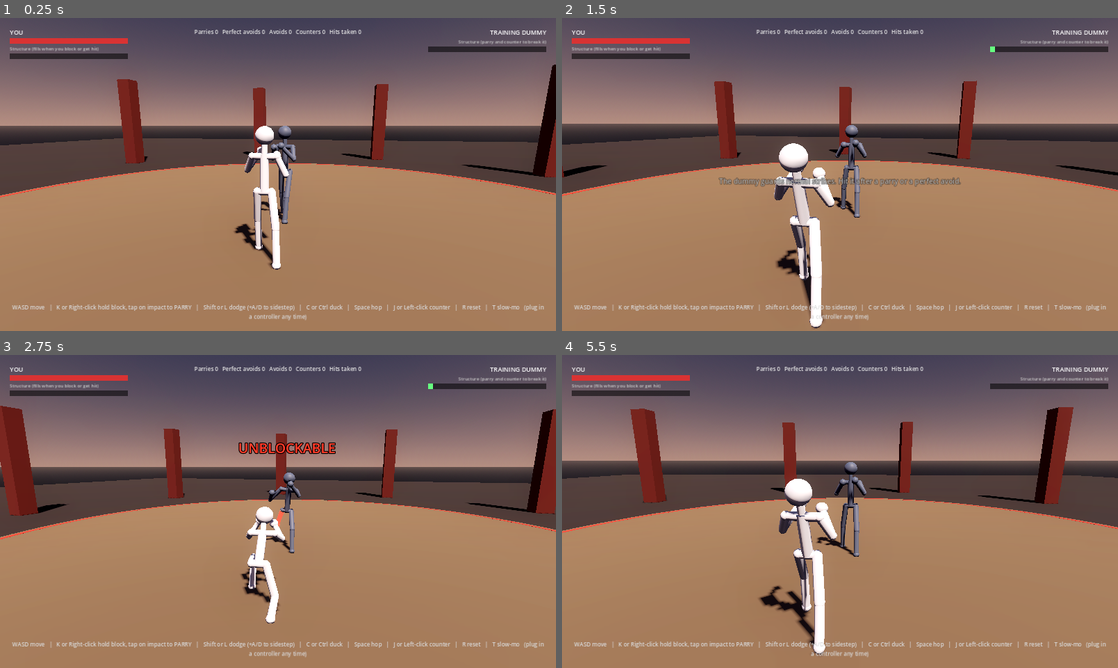
Above: before the commit, frames 1-4 (two rows, left to right).
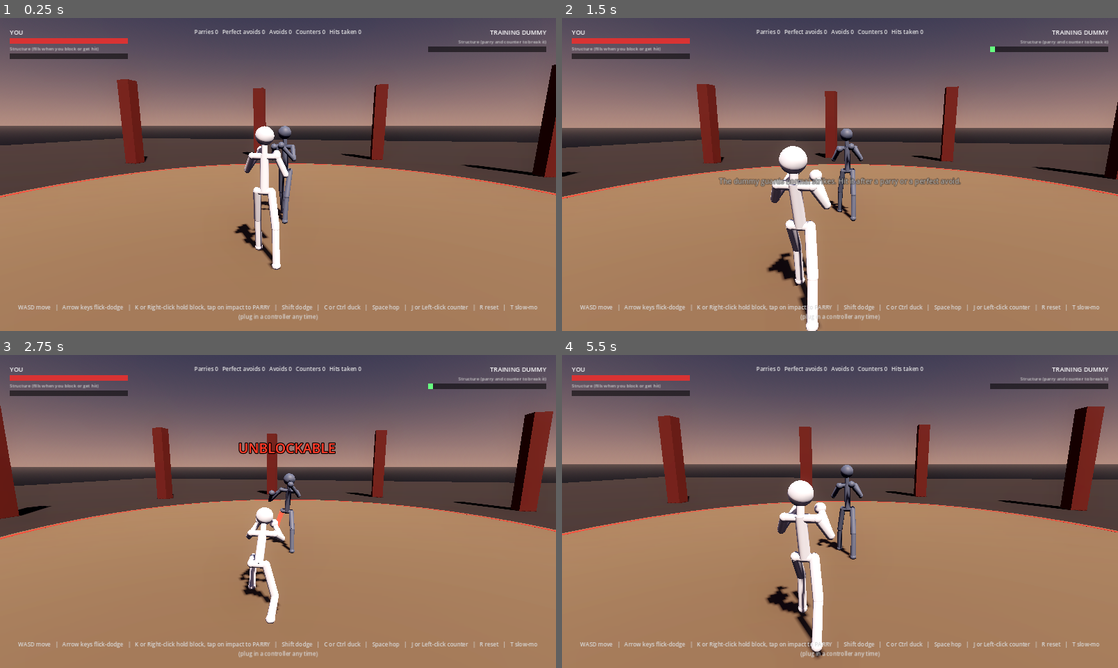
Above: after the commit, the same moments.

Repository: spytrooper007/martial-art-game
Game: Godot game, scene res://scenes/main.tscn
The game is run twice, just before and just after one commit, with the same random seed, the same clock (stepped at 60 frames per second) and the same inputs.
Inputs (mouse positions are in pixels of both pictures, inside the frame that each line leads up to):
- Up to frame 1 (0.25 s): no input
- Up to frame 2 (1.5 s): move the mouse to (962, 158) at 0.52 s; hold D (move_right) 0.53-1.28 s; hold K (block) 0.53-1.28 s; click (962, 158) at 0.67 s; tap Space (jump) at 0.77, 1.07 s; tap Shift (dodge) at 0.8, 1.35 s; move the mouse to (728, 190) at 1.27 s; hold S (move_down) from 1.28 s (still down)
- Up to frame 3 (2.75 s): tap Space (jump) at 1.52, 1.82 s; tap C (duck) at 1.55 s; move the mouse to (333, 442) at 2.02 s; release S (move_down) at 2.03 s; hold D (move_right) from 2.03 s (still down); hold C (duck) from 2.03 s (still down); tap J (strike) at 2.3 s
- Up to frame 4 (5.5 s): move the mouse to (812, 574) at 2.77 s; release D (move_right) at 2.78 s; release C (duck) at 2.78 s; hold W (move_up) 2.78-3.53 s; tap J (strike) at 2.85 s; click (812, 574) at 2.92 s; tap Space (jump) at 3.02, 3.32, 3.77, 3.8, 4.07, 4.35, 4.52, 4.82 s; tap L at 3.05, 3.6 s; move the mouse to (1006, 558) at 3.52 s; hold A (move_left) 3.53-5.03 s; tap R (reset) at 4.15 s; move the mouse to (673, 464) at 4.27 s; tap K (block) at 4.55 s; move the mouse to (867, 511) at 5.02 s; hold S (move_down) from 5.03 s (still down); hold K (block) from 5.03 s (still down); click (867, 511) at 5.17 s; tap Shift (dodge) at 5.3 s

The runs differ from the first frame. In frame 1, 1.4% of the frame differs, in the area x 0-100%, y 15-97%; in frame 2, 12%; in frame 3, 7.4%; in frame 4, 14%, in the area x 0-100%, y 16-98%.

Commit message:
Remove hit-freeze, spring-driven animation, walk cycle, right-stick flick dodge
- No more hitstop: time never slows on impact.
- Every stickman joint is a damped spring with per-joint lag for follow-through.
- Procedural walk/strafe cycle, movement lean, fighter's bounce, breathing sway,
  hit recoil, parry jolt and landing dip.
- Player movement has momentum and smooth turning; dummy eases into its steps.
- Flick the right stick (or tap an arrow key) to dodge: sides = sidestep,
  down = backstep, up = slip in.

Co-Authored-By: Claude Opus 5.5 <noreply@anthropic.com>
Claude-Session: https://claude.ai/code/session_014q7VqD6dvANL6t7CBxuXib

Diff:
--- a/scripts/dummy.gd
+++ b/scripts/dummy.gd
@@ -45,6 +45,7 @@
 var open_until := -1.0
 var speed_mult := 1.0
 var _guard_flash_until := -1.0
+var _prev_pos := Vector3.ZERO
 
 
 func _ready() -> void:
@@ -94,13 +95,19 @@
 		var yaw := atan2(-to_player.x, -to_player.z)
 		rotation.y = lerp_angle(rotation.y, yaw, 1.0 - exp(-8.0 * delta))
 
+	if delta > 0.0:
+		var vel := (global_position - _prev_pos) / delta
+		body.locomotion = global_transform.basis.inverse() * vel
+	_prev_pos = global_position
+	body.locomotion_weight = 1.0 if state == D.IDLE else (0.4 if state == D.WINDUP else 0.0)
+
 	match state:
 		D.IDLE:
 			if _guard_flash_until > 0.0 and clock > _guard_flash_until:
 				_guard_flash_until = -1.0
 				body.set_pose(Poses.GUARD, 10.0)
 			if dist > APPROACH_DIST:
-				global_position += to_player.normalized() * 1.6 * delta
+				global_position += to_player.normalized() * 1.6 * clampf((dist - APPROACH_DIST) * 2.0, 0.0, 1.0) * delta
 			next_attack_in -= delta
 			if next_attack_in <= 0.0 and dist < ATTACK_START_DIST:
 				_start_combo()
@@ -170,6 +177,7 @@
 	var result: String = player.resolve_attack(current["kind"], current["unblockable"])
 	if result == "parry":
 		_add_structure(20.0)
+		body.recoil(Vector3(0, 0.5, 2.2))
 		body.flash(Color(0.45, 0.95, 1.0), 0.15)
 		if combo.is_empty() and state != D.BROKEN:
 			_enter(D.STAGGER)
@@ -218,6 +226,7 @@
 	if is_open():
 		body.flash(Color(1, 0.85, 0.3), 0.12)
 		body.set_pose(Poses.HIT, 30.0)
+		body.recoil(Vector3(0, 0.3, 2.6))
 		_add_structure(18.0)
 		return "counter"
 	_add_structure(4.0)
--- a/scripts/input_setup.gd
+++ b/scripts/input_setup.gd
@@ -3,10 +3,16 @@
 ## Gamepad events use device = -1, so any connected controller works.
 
 static func setup() -> void:
-	_action("move_left", 0.25, [_key(KEY_A), _key(KEY_LEFT), _axis(JOY_AXIS_LEFT_X, -1.0), _btn(JOY_BUTTON_DPAD_LEFT)])
-	_action("move_right", 0.25, [_key(KEY_D), _key(KEY_RIGHT), _axis(JOY_AXIS_LEFT_X, 1.0), _btn(JOY_BUTTON_DPAD_RIGHT)])
-	_action("move_up", 0.25, [_key(KEY_W), _key(KEY_UP), _axis(JOY_AXIS_LEFT_Y, -1.0), _btn(JOY_BUTTON_DPAD_UP)])
-	_action("move_down", 0.25, [_key(KEY_S), _key(KEY_DOWN), _axis(JOY_AXIS_LEFT_Y, 1.0), _btn(JOY_BUTTON_DPAD_DOWN)])
+	_action("move_left", 0.25, [_key(KEY_A), _axis(JOY_AXIS_LEFT_X, -1.0), _btn(JOY_BUTTON_DPAD_LEFT)])
+	_action("move_right", 0.25, [_key(KEY_D), _axis(JOY_AXIS_LEFT_X, 1.0), _btn(JOY_BUTTON_DPAD_RIGHT)])
+	_action("move_up", 0.25, [_key(KEY_W), _axis(JOY_AXIS_LEFT_Y, -1.0), _btn(JOY_BUTTON_DPAD_UP)])
+	_action("move_down", 0.25, [_key(KEY_S), _axis(JOY_AXIS_LEFT_Y, 1.0), _btn(JOY_BUTTON_DPAD_DOWN)])
+
+	# Flick dodge: flick the right stick in a direction. Keyboard: tap an arrow key.
+	_action("flick_left", 0.2, [_key(KEY_LEFT), _axis(JOY_AXIS_RIGHT_X, -1.0)])
+	_action("flick_right", 0.2, [_key(KEY_RIGHT), _axis(JOY_AXIS_RIGHT_X, 1.0)])
+	_action("flick_up", 0.2, [_key(KEY_UP), _axis(JOY_AXIS_RIGHT_Y, -1.0)])
+	_action("flick_down", 0.2, [_key(KEY_DOWN), _axis(JOY_AXIS_RIGHT_Y, 1.0)])
 
 	# Block / parry: LB (L1) or LT (L2). Keyboard: K or right mouse.
 	_action("block", 0.3, [_key(KEY_K), _mouse(MOUSE_BUTTON_RIGHT), _btn(JOY_BUTTON_LEFT_SHOULDER), _axis(JOY_AXIS_TRIGGER_LEFT, 1.0)])
--- a/scripts/main.gd
+++ b/scripts/main.gd
@@ -12,7 +12,7 @@
 
 var base_time_scale := 1.0
 var cam_shake := 0.0
-var _hitstop_token := 0
+var cam_look := Vector3(0, 1.05, 0.8)
 
 var hp_bar: ProgressBar
 var struct_bar: ProgressBar
@@ -136,7 +136,6 @@
 
 	player.feedback.connect(_show_feedback)
 	dummy.feedback.connect(_show_feedback)
-	player.hitstop.connect(_hitstop)
 	player.shake.connect(func(amount: float) -> void: cam_shake = maxf(cam_shake, amount))
 	player.stats_changed.connect(_refresh_stats)
 
@@ -157,19 +156,11 @@
 	var right := (-back).cross(Vector3.UP)
 	var desired := pp + back * 3.3 + Vector3.UP * 1.85 + right * 0.85
 	camera.global_position = camera.global_position.lerp(desired, 1.0 - exp(-7.0 * delta))
-	camera.look_at(pp.lerp(dp, 0.55) + Vector3.UP * 1.05, Vector3.UP)
+	cam_look = cam_look.lerp(pp.lerp(dp, 0.55) + Vector3.UP * 1.05, 1.0 - exp(-9.0 * delta))
+	camera.look_at(cam_look, Vector3.UP)
 	cam_shake = maxf(0.0, cam_shake - delta * 2.5)
 	camera.h_offset = randf_range(-1.0, 1.0) * cam_shake * 0.12
 	camera.v_offset = randf_range(-1.0, 1.0) * cam_shake * 0.12
-
-
-func _hitstop(duration: float) -> void:
-	_hitstop_token += 1
-	var token := _hitstop_token
-	Engine.time_scale = 0.05
-	await get_tree().create_timer(duration, true, false, true).timeout
-	if token == _hitstop_token:
-		Engine.time_scale = base_time_scale
 
 
 # ---------------------------------------------------------------- HUD
@@ -306,6 +297,6 @@
 
 func _update_hint() -> void:
 	if Input.get_connected_joypads().size() > 0:
-		hint_label.text = "Left stick move   |   LB/L1 hold block, tap on impact to PARRY   |   RB/R1 dodge (+stick to sidestep)   |   B/Circle duck   |   A/Cross hop   |   X/Square counter   |   Start reset   |   Back/Select slow-mo"
+		hint_label.text = "Left stick move   |   Right stick FLICK to dodge   |   LB/L1 hold block, tap on impact to PARRY   |   RB/R1 dodge   |   B/Circle duck   |   A/Cross hop   |   X/Square counter   |   Start reset   |   Back/Select slow-mo"
 	else:
-		hint_label.text = "WASD move   |   K or Right-click hold block, tap on impact to PARRY   |   Shift or L dodge (+A/D to sidestep)   |   C or Ctrl duck   |   Space hop   |   J or Left-click counter   |   R reset   |   T slow-mo   (plug in a controller any time)"
+		hint_label.text = "WASD move   |   Arrow keys flick-dodge   |   K or Right-click hold block, tap on impact to PARRY   |   Shift dodge   |   C or Ctrl duck   |   Space hop   |   J or Left-click counter   |   R reset   |   T slow-mo   (plug in a controller any time)"
--- a/scripts/player.gd
+++ b/scripts/player.gd
@@ -4,7 +4,6 @@
 ## dodge / sidestep (i-frames), duck (beats high attacks), hop (beats low sweeps).
 
 signal feedback(text: String, color: Color, sub: String)
-signal hitstop(duration: float)
 signal shake(amount: float)
 signal stats_changed
 
@@ -31,6 +30,12 @@
 const MIN_DIST := 1.1
 const ARENA_RADIUS := 7.4
 const INPUT_BUFFER := 0.15
+const FLICK_RESET := 0.3        # right stick must come back near centre to re-arm
+const FLICK_TRIGGER := 0.7      # and then pass this...
+const FLICK_TIME := 0.18        # ...within this long, so a slow push isn't a flick
+const FORWARD_DODGE_DISTANCE := 1.0
+const MOVE_ACCEL := 11.0        # higher = snappier footwork, lower = more momentum
+const TURN_SPEED := 16.0
 const HIT_STUN := 0.45
 const GUARD_BREAK_STUN := 1.2
 
@@ -51,13 +56,18 @@
 var last_structure_gain := -10.0
 var block_pressed_at := -10.0
 var last_block_press := -10.0
-var dodge_lateral := false
+enum DodgeMode { BACK, SIDE, FORWARD }
+var dodge_mode := DodgeMode.BACK
+var move_vel := Vector3.ZERO
+var flick_armed := true
+var flick_low_at := 0.0
+var flick_vec := Vector2.ZERO
 var dodge_side := 1.0
 var dodge_radius := 1.6
 var dodge_progress := 0.0
 var strike_done := false
 var jump_height := 0.0
-var buffer := {"dodge": -10.0, "jump": -10.0, "strike": -10.0}
+var buffer := {"dodge": -10.0, "jump": -10.0, "strike": -10.0, "flick": -10.0}
 var stats := {"parries": 0, "perfect": 0, "avoids": 0, "blocks": 0, "hits": 0, "counters": 0}
 
 var _pose_dodge_l: Dictionary
@@ -104,8 +114,10 @@
 					_set_state(S.IDLE)
 				_move(delta, BLOCK_MOVE_SPEED if want_block else MOVE_SPEED)
 		S.DUCK:
-			if _consume("dodge"):
-				_start_dodge()
+			if _consume("flick"):
+				_start_dodge(flick_vec)
+			elif _consume("dodge"):
+				_start_dodge(_move_input())
 			elif not Input.is_action_pressed("duck"):
 				_set_state(S.IDLE)
 		S.DODGE:
@@ -116,14 +128,19 @@
 			if state_time >= JUMP_TIME:
 				jump_height = 0.0
 				_set_state(S.IDLE)
+				body.impulse("hips", Vector3(0, -1.6, 0))
+				body.impulse("chest", Vector3(0, -1.8, 0))
+				body.impulse("head", Vector3(0, -2.0, 0))
 		S.STRIKE:
 			if not strike_done and state_time >= STRIKE_HIT_AT:
 				strike_done = true
 				_resolve_strike()
 			if state_time > STRIKE_HIT_AT + 0.06:
 				body.set_pose(Poses.GUARD, 14.0)
-			if _consume("dodge"):
-				_start_dodge()   # dodge can cancel a strike, Sifu-style
+			if _consume("flick"):
+				_start_dodge(flick_vec)   # dodges cancel strikes
+			elif _consume("dodge"):
+				_start_dodge(_move_input())
 			elif strike_done and Input.is_action_pressed("duck"):
 				_set_state(S.DUCK)
 			elif strike_done and _consume("jump"):
@@ -138,14 +155,29 @@
 				structure = 40.0
 				_set_state(S.IDLE)
 
+	if state != S.IDLE and state != S.BLOCK:
+		move_vel = move_vel.lerp(Vector3.ZERO, 1.0 - exp(-MOVE_ACCEL * delta))
 	body.position.y = jump_height
-	_face_dummy()
+	_face_dummy(delta)
+	body.locomotion = global_transform.basis.inverse() * move_vel
+	body.locomotion_weight = 1.0 if state == S.IDLE else (0.6 if state == S.BLOCK else 0.0)
 
 
 func _read_presses() -> void:
-	for a in buffer:
+	for a in ["dodge", "jump", "strike"]:
 		if Input.is_action_just_pressed(a):
 			buffer[a] = clock
+	# Right-stick flick (or arrow key tap) = dodge in that direction.
+	var r := Input.get_vector("flick_left", "flick_right", "flick_down", "flick_up")
+	var m := r.length()
+	if m < FLICK_RESET:
+		flick_armed = true
+		flick_low_at = clock
+	elif m > FLICK_TRIGGER:
+		if flick_armed and clock - flick_low_at <= FLICK_TIME:
+			flick_vec = r
+			buffer["flick"] = clock
+		flick_armed = false
 	if Input.is_action_just_pressed("block"):
 		if clock - last_block_press >= PARRY_LOCKOUT:
 			block_pressed_at = clock
@@ -160,8 +192,11 @@
 
 
 func _try_actions() -> bool:
+	if _consume("flick"):
+		_start_dodge(flick_vec)
+		return true
 	if _consume("dodge"):
-		_start_dodge()
+		_start_dodge(_move_input())
 		return true
 	if _consume("jump"):
 		_set_state(S.JUMP)
@@ -186,10 +221,13 @@
 		S.DUCK:
 			body.set_pose(Poses.DUCK, 30.0)
 		S.DODGE:
-			if dodge_lateral:
-				body.set_pose(_pose_dodge_r if dodge_side > 0.0 else _pose_dodge_l, 24.0)
-			else:
-				body.set_pose(Poses.DODGE_BACK, 24.0)
+			match dodge_mode:
+				DodgeMode.SIDE:
+					body.set_pose(_pose_dodge_r if dodge_side > 0.0 else _pose_dodge_l, 22.0)
+				DodgeMode.FORWARD:
+					body.set_pose(Poses.DODGE_FORWARD, 22.0)
+				_:
+					body.set_pose(Poses.DODGE_BACK, 22.0)
 		S.JUMP:
 			body.set_pose(Poses.JUMP, 20.0)
 		S.STRIKE:
@@ -201,17 +239,17 @@
 			body.set_pose(Poses.KNEEL, 16.0)
 
 
-func _start_dodge() -> void:
-	var inp := _move_input()
+## dir: x = right/left, y = forward/back (relative to facing the dummy).
+## Sideways = sidestep arc, back = backstep, forward = slip in under the attack.
+func _start_dodge(dir: Vector2) -> void:
 	dodge_radius = _flat(dummy.global_position - global_position).length()
-	if absf(inp.x) > 0.35:
-		dodge_lateral = true
-		dodge_side = signf(inp.x)
-	elif inp.y > 0.5:
-		# Forward + dodge: slip to the side you last stepped toward.
-		dodge_lateral = true
+	if absf(dir.x) > 0.35 and absf(dir.x) >= absf(dir.y) * 0.75:
+		dodge_mode = DodgeMode.SIDE
+		dodge_side = signf(dir.x)
+	elif dir.y > 0.5:
+		dodge_mode = DodgeMode.FORWARD
 	else:
-		dodge_lateral = false
+		dodge_mode = DodgeMode.BACK
 	dodge_progress = 0.0
 	jump_height = 0.0
 	_set_state(S.DODGE)
@@ -220,10 +258,13 @@
 func _update_dodge() -> void:
 	var p := clampf(state_time / DODGE_TIME, 0.0, 1.0)
 	var eased := 1.0 - pow(1.0 - p, 3.0)
-	var step := (eased - dodge_progress) * DODGE_DISTANCE
+	var dist := FORWARD_DODGE_DISTANCE if dodge_mode == DodgeMode.FORWARD else DODGE_DISTANCE
+	var step := (eased - dodge_progress) * dist
 	dodge_progress = eased
 	var f := _forward()
-	if dodge_lateral:
+	if dodge_mode == DodgeMode.FORWARD:
+		global_position += f * step
+	elif dodge_mode == DodgeMode.SIDE:
 		var right := f.cross(Vector3.UP)
 		global_position += right * dodge_side * step
 		# Keep the same distance so the sidestep arcs around the attacker.
@@ -240,11 +281,11 @@
 
 func _move(delta: float, speed: float) -> void:
 	var inp := _move_input()
-	if inp.length() < 0.01:
-		return
 	var f := _forward()
 	var r := f.cross(Vector3.UP)
-	global_position += (r * inp.x + f * inp.y) * speed * delta
+	var desired := (r * inp.x + f * inp.y) * speed
+	move_vel = move_vel.lerp(desired, 1.0 - exp(-MOVE_ACCEL * delta))
+	global_position += move_vel * delta
 	if absf(inp.x) > 0.3:
 		dodge_side = signf(inp.x)
 	_clamp_position()
@@ -274,11 +315,11 @@
 		global_position = Vector3(from_center.x, global_position.y, from_center.z)
 
 
-func _face_dummy() -> void:
-	var t := dummy.global_position
-	t.y = global_position.y
-	if t.distance_to(global_position) > 0.05:
-		look_at(t, Vector3.UP)
+func _face_dummy(delta: float) -> void:
+	var d := _flat(dummy.global_position - global_position)
+	if d.length() > 0.05:
+		var yaw := atan2(-d.x, -d.z)
+		rotation.y = lerp_angle(rotation.y, yaw, 1.0 - exp(-TURN_SPEED * delta))
 
 
 func _resolve_strike() -> void:
@@ -291,7 +332,6 @@
 			stats["counters"] += 1
 			feedback.emit("COUNTER", GOLD, "")
 			shake.emit(0.25)
-			hitstop.emit(0.05)
 		"hit":
 			feedback.emit("HIT", GOLD, "")
 			shake.emit(0.2)
@@ -321,8 +361,9 @@
 		structure = maxf(0.0, structure - 10.0)
 		body.flash(CYAN, 0.18)
 		_set_state(S.BLOCK)
+		body.impulse("l_hand", Vector3(0, 0.8, -1.5))
+		body.impulse("r_hand", Vector3(0, 0.8, -1.5))
 		feedback.emit("PARRY!", CYAN, "")
-		hitstop.emit(0.09)
 		shake.emit(0.18)
 		stats_changed.emit()
 		return "parry"
@@ -340,6 +381,7 @@
 			shake.emit(0.5)
 		else:
 			body.flash(GREY, 0.1)
+			body.recoil(Vector3(0, 0, 1.4))
 			feedback.emit("BLOCKED", GREY, "Tap block right as the hit lands to parry.")
 			shake.emit(0.08)
 		stats_changed.emit()
@@ -363,6 +405,7 @@
 	jump_height = 0.0
 	body.flash(RED, 0.25)
 	_set_state(S.HIT)
+	body.recoil(Vector3(0, 0.4 if kind == "high" else -0.6, 3.0))
 	shake.emit(0.4)
 	if hp <= 0.0:
 		hp = 100.0
@@ -381,7 +424,6 @@
 		dummy.open_for_counter(0.9)
 		body.flash(GOLD, 0.2)
 		feedback.emit("PERFECT " + what, GOLD, "It's open. Counter now!")
-		hitstop.emit(0.06)
 	else:
 		var past := {"DODGE": "DODGED", "DUCK": "DUCKED", "HOP": "HOPPED"}
 		feedback.emit(past[what], WHITE, "")
--- a/scripts/poses.gd
+++ b/scripts/poses.gd
@@ -67,6 +67,20 @@
 	"l_foot": Vector3(-0.16, 0.05, -0.22),
 	"r_knee": Vector3(0.17, 0.44, 0.36),
 	"r_foot": Vector3(0.20, 0.05, 0.48),
+}
+
+const DODGE_FORWARD := {
+	"hips": Vector3(0.0, 0.78, -0.12),
+	"chest": Vector3(0.05, 1.18, -0.42),
+	"head": Vector3(0.07, 1.36, -0.56),
+	"l_elbow": Vector3(-0.24, 1.02, -0.50),
+	"l_hand": Vector3(-0.10, 1.24, -0.62),
+	"r_elbow": Vector3(0.28, 1.00, -0.42),
+	"r_hand": Vector3(0.14, 1.20, -0.58),
+	"l_knee": Vector3(-0.16, 0.46, -0.52),
+	"l_foot": Vector3(-0.17, 0.05, -0.40),
+	"r_knee": Vector3(0.18, 0.32, 0.18),
+	"r_foot": Vector3(0.21, 0.05, 0.42),
 }
 
 const JUMP := {
--- a/scripts/stickman.gd
+++ b/scripts/stickman.gd
@@ -36,8 +36,26 @@
 var blend_speed := 12.0
 var bob_amount := 1.0
 
+## Owner sets these every frame: local-space velocity (m/s) drives the walk cycle,
+## locomotion_weight (0..1) fades the walk / fighter's bounce in and out.
+var locomotion := Vector3.ZERO
+var locomotion_weight := 1.0
+## Spring damping. Below 1.0 gives a little overshoot and follow-through.
+var damping_ratio := 0.72
+
+# Per-joint stiffness multipliers: the head and hands trail the core slightly,
+# which gives overlapping motion instead of everything snapping in lockstep.
+const JOINT_STIFFNESS := {
+	"hips": 1.0, "chest": 0.9, "head": 0.72,
+	"l_elbow": 0.85, "l_hand": 0.78, "r_elbow": 0.85, "r_hand": 0.78,
+	"l_knee": 0.95, "l_foot": 1.0, "r_knee": 0.95, "r_foot": 1.0,
+}
+
 var current := {}
 var target := {}
+var _vel := {}
+var _loco_w := 1.0
+var _phase := 0.0
 var _materials := {}
 var _glow := {}        # group -> [Color, energy]
 var _flash_color := Color.WHITE
@@ -58,6 +76,8 @@
 		_glow[g] = [Color.BLACK, 0.0]
 	current = Poses.GUARD.duplicate()
 	target = Poses.GUARD.duplicate()
+	for j in JOINTS:
+		_vel[j] = Vector3.ZERO
 
 	for b in BONES:
 		var mesh := CylinderMesh.new()
@@ -98,6 +118,21 @@
 	blend_speed = speed
 
 
+## Kick a joint's spring (m/s) for reactive secondary motion: hit recoil, landings, parry jolts.
+func impulse(joint: String, v: Vector3) -> void:
+	if _vel.has(joint):
+		_vel[joint] += v
+
+
+## Kick the whole upper body, with the head trailing more.
+func recoil(v: Vector3) -> void:
+	impulse("hips", v * 0.3)
+	impulse("chest", v * 0.8)
+	impulse("head", v * 1.2)
+	impulse("l_hand", v * 0.9)
+	impulse("r_hand", v * 0.9)
+
+
 ## Make a limb group glow (attack telegraphs). energy 0 turns it off.
 func set_glow(group: String, color: Color, energy: float) -> void:
 	_glow[group] = [color, energy]
@@ -117,12 +152,63 @@
 
 func _process(delta: float) -> void:
 	_time += delta
-	var k := 1.0 - exp(-blend_speed * delta)
-	for j in JOINTS:
-		current[j] = (current[j] as Vector3).lerp(target[j], k)
+	_loco_w = lerpf(_loco_w, locomotion_weight, 1.0 - exp(-10.0 * delta))
+	var goal := _layered_goal(delta)
+	# Critically-ish damped springs per joint, sub-stepped so it stays stable at low FPS.
+	var steps := clampi(int(ceil(delta * 120.0)), 1, 8)
+	var h := delta / float(steps)
+	for i in steps:
+		for j in JOINTS:
+			var w: float = blend_speed * JOINT_STIFFNESS[j]
+			var x: Vector3 = current[j]
+			var v: Vector3 = _vel[j]
+			var a: Vector3 = (goal[j] - x) * (w * w) - v * (2.0 * damping_ratio * w)
+			v += a * h
+			x += v * h
+			_vel[j] = v
+			current[j] = x
 	_flash_left = maxf(0.0, _flash_left - delta)
 	_update_materials()
 	_update_meshes()
+
+
+## Target pose plus procedural layers: walk cycle, lean into movement,
+## a fighter's bounce and a slow breathing sway.
+func _layered_goal(delta: float) -> Dictionary:
+	var g := target.duplicate()
+	var flat := Vector3(locomotion.x, 0.0, locomotion.z)
+	var speed := flat.length()
+	var amt := clampf(speed / 3.0, 0.0, 1.0) * _loco_w
+	var dir := flat / speed if speed > 0.05 else Vector3.ZERO
+	if amt > 0.01:
+		_phase += delta * (7.0 + 5.0 * amt)
+	var s := sin(_phase)
+	var stride := 0.24 * amt
+	var lift_l := maxf(0.0, cos(_phase)) * 0.12 * amt
+	var lift_r := maxf(0.0, -cos(_phase)) * 0.12 * amt
+	g["l_foot"] += dir * stride * s + Vector3(0, lift_l, 0)
+	g["r_foot"] += -dir * stride * s + Vector3(0, lift_r, 0)
+	g["l_knee"] += dir * stride * s * 0.6 + Vector3(0, lift_l * 1.3, 0)
+	g["r_knee"] += -dir * stride * s * 0.6 + Vector3(0, lift_r * 1.3, 0)
+	g["hips"] += Vector3(0, cos(_phase * 2.0) * 0.022 * amt, 0)
+	var lean := dir * 0.08 * amt
+	g["chest"] += lean
+	g["head"] += lean * 1.35
+	g["l_hand"] += lean * 0.8 - dir * stride * s * 0.25
+	g["r_hand"] += lean * 0.8 + dir * stride * s * 0.25
+
+	var idle := _loco_w * bob_amount
+	var bounce := sin(_time * 4.4) * 0.018 * idle
+	var sway := sin(_time * 1.3) * 0.016 * idle
+	for j in ["hips", "chest", "head"]:
+		g[j] += Vector3(0, bounce, 0)
+	g["chest"] += Vector3(sway, 0, 0)
+	g["head"] += Vector3(sway * 1.5, sin(_time * 1.7) * 0.006 * idle, 0)
+	g["l_knee"] += Vector3(0, bounce * 0.5, -absf(bounce) * 0.6)
+	g["r_knee"] += Vector3(0, bounce * 0.5, -absf(bounce) * 0.6)
+	g["l_hand"] += Vector3(sway * 0.6, bounce * 0.7 + sin(_time * 2.1) * 0.01 * idle, 0)
+	g["r_hand"] += Vector3(sway * 0.6, bounce * 0.7 + sin(_time * 2.1 + 1.3) * 0.01 * idle, 0)
+	return g
 
 
 func _update_materials() -> void:
@@ -150,10 +236,6 @@
 
 func _update_meshes() -> void:
 	var p := current.duplicate()
-	var bob := sin(_time * 3.2) * 0.012 * bob_amount
-	p["hips"] += Vector3(0, bob * 0.6, 0)
-	p["chest"] += Vector3(0, bob, 0)
-	p["head"] += Vector3(0, bob * 1.1, 0)
 
 	var hips: Vector3 = p["hips"]
 	var chest: Vector3 = p["chest"]
--- a/tests/bot_test.gd
+++ b/tests/bot_test.gd
@@ -1,7 +1,7 @@
 extends SceneTree
 ## Headless smoke test: plays the prototype with a scripted "bot" and prints stats.
 ## Run: godot --headless --path . --fixed-fps 60 -s tests/bot_test.gd -- <mode>
-## Modes: perfect (reads every telegraph), hold_block, idle, dodge
+## Modes: perfect (reads every telegraph), hold_block, idle, dodge, flick, walk
 
 var main: Node
 var frames := 0
@@ -28,6 +28,8 @@
 			released.erase(a)
 	var d = main.dummy
 	var p = main.player
+	if mode == "walk":
+		Input.action_press("move_right")
 	if mode == "hold_block":
 		Input.action_press("block")
 	elif d.state == d.D.WINDUP and d.clock - handled_attack > 0.2:
@@ -41,6 +43,10 @@
 					_press("duck")
 				else:
 					_press("jump")
+			elif mode == "flick":
+				# Simulate a right-stick flick to the right: centre -> full in one frame.
+				Input.action_press("flick_right")
+				released["flick_right"] = frames + 4
 			elif mode == "dodge":
 				Input.action_press("move_left")
 				_press("dodge")
